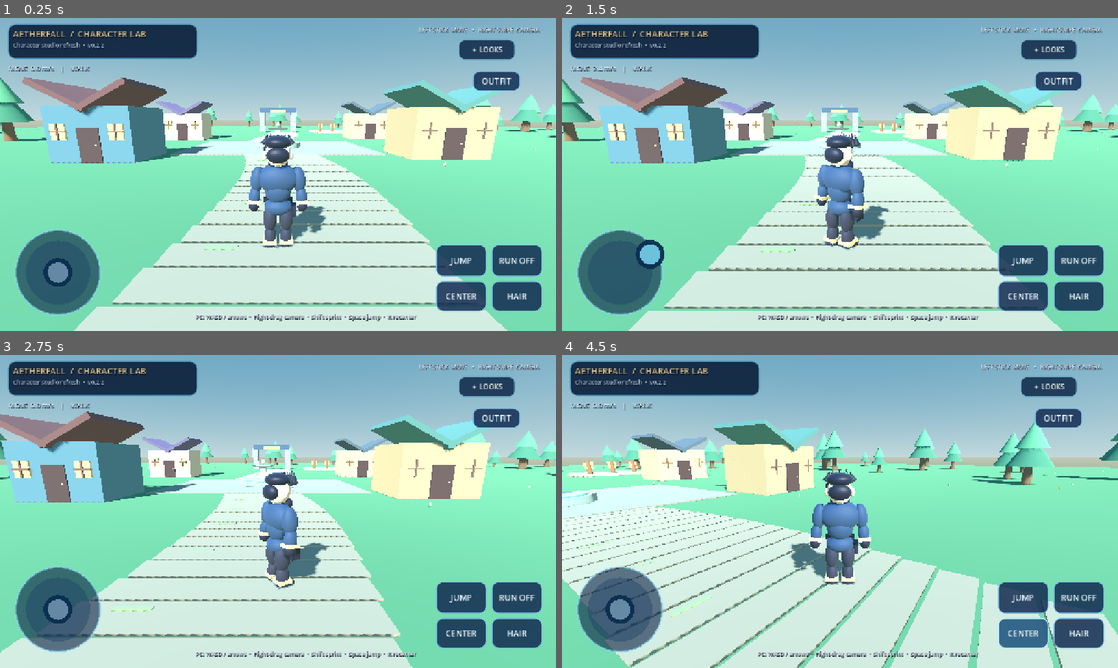
Above: before the commit, frames 1-4 (two rows, left to right).
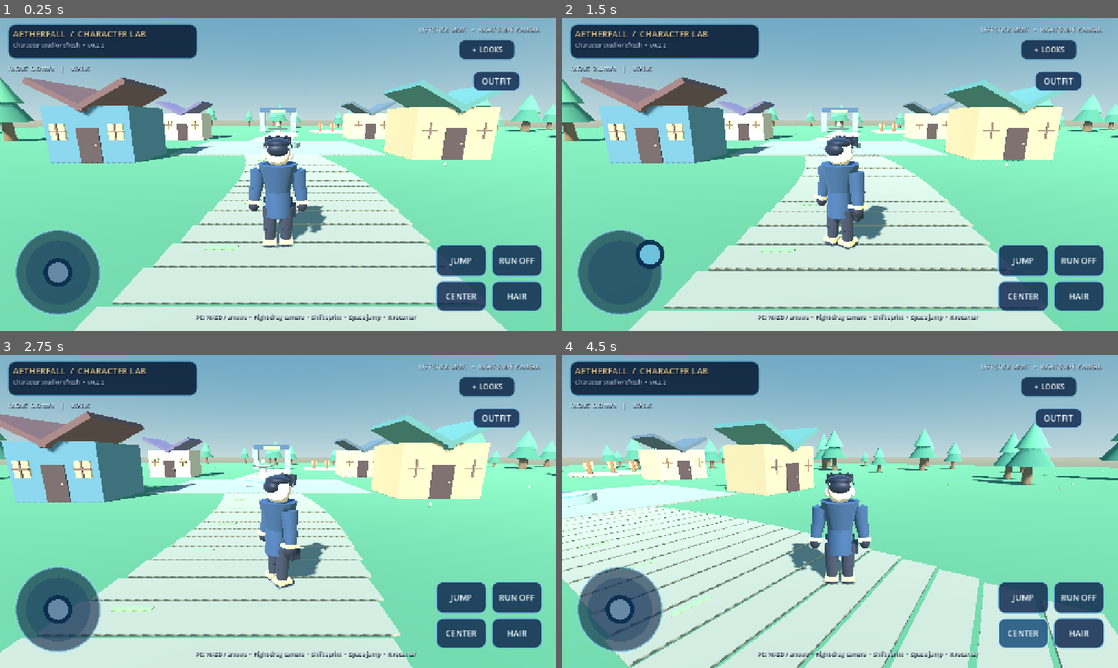
Above: after the commit, the same moments.

Repository: demetrecerrone-star/Aetherfall
Game: Godot game, scene res://scenes/main.tscn
Two runs of this game, one before a commit and one after it. Both use one fixed random seed, a clock stepped at 60 frames per second and the inputs below.
Inputs (mouse positions are in pixels of both pictures, inside the frame that each line leads up to):
- Up to frame 1 (0.25 s): no input
- Up to frame 2 (1.5 s): click "JUMP" at 0.5 s; drag from (617, 271) to (895, 105) at 1.27 s
- Up to frame 3 (2.75 s): drag from (166, 527) to (250, 574) at 2.02 s
- Up to frame 4 (4.5 s): click "RUN OFF" at 2.75 s; click "RUN ON" at 3.5 s; click "CENTER" at 4.25 s

The runs differ from the first frame. In frame 1, 1.2% of the frame differs, in the area x 44-59%, y 36-73%; in frame 2, 1.0%; in frame 3, 0.8%; in frame 4, 1.2%, in the area x 40-56%, y 36-72%.

Commit message:
Refine procedural adventurer silhouette with tailored tapered geometry and less toy-like hair

Diff:
--- a/scripts/avatar_v02.gd
+++ b/scripts/avatar_v02.gd
@@ -142,30 +142,30 @@
 	var armor := _material("91a1aa", 0.38, 0.42)
 
 	var hip_attach := _part("Hips")
-	_orb(hip_attach, "HipsCloth", Vector3(0, -0.025, 0), Vector3(0.59 * hips, 0.35, 0.43), fabric)
+	_cone(hip_attach, "TailoredHips", Vector3(0, -0.035, 0), 0.32, 0.26 * hips, 0.28 * hips, fabric)
 	_box(hip_attach, "Belt", Vector3(0, 0.05, -0.207), Vector3(0.61 * hips, 0.10, 0.08), dark)
 	_box(hip_attach, "Buckle", Vector3(0, 0.05, -0.25), Vector3(0.13, 0.09, 0.05), trim)
 
 	var spine_attach := _part("Spine")
-	_orb(spine_attach, "Waist", Vector3(0, 0.065, 0), Vector3(0.56 * hips, 0.54, 0.43), fabric)
+	_cone(spine_attach, "FittedWaist", Vector3(0, 0.06, 0), 0.52, 0.235 * hips, 0.275 * hips, fabric)
 	var chest_attach := _part("Chest")
-	_orb(chest_attach, "ChestCoat", Vector3(0, -0.015, 0), Vector3(0.76 * shoulders, 0.59, 0.49), fabric)
+	_cone(chest_attach, "TailoredJacket", Vector3(0, -0.014, 0), 0.58, 0.35 * shoulders, 0.24 * hips, fabric)
 	_box(chest_attach, "CoatCentralSeam", Vector3(0, -0.08, -0.242), Vector3(0.038, 0.39, 0.024), trim)
-	_orb(chest_attach, "CollarLeft", Vector3(-0.10, 0.24, -0.14), Vector3(0.19, 0.20, 0.22), dark)
-	_orb(chest_attach, "CollarRight", Vector3(0.10, 0.24, -0.14), Vector3(0.19, 0.20, 0.22), dark)
+	_box(chest_attach, "LapelLeft", Vector3(-0.11, 0.13, -0.250), Vector3(0.072, 0.24, 0.045), dark)
+	_box(chest_attach, "LapelRight", Vector3(0.11, 0.13, -0.250), Vector3(0.072, 0.24, 0.045), dark)
 	_cone(_part("Neck"), "NeckSkin", Vector3.ZERO, 0.21, 0.11, 0.12, skin)
 
 	for side_name in ["Left", "Right"]:
 		var upper := _part(side_name + "UpperArm")
-		_orb(upper, side_name + "Sleeve", Vector3(0, -0.16, 0), Vector3(0.265, 0.52, 0.30), fabric)
+		_cone(upper, side_name + "FittedSleeve", Vector3(0, -0.17, 0), 0.39, 0.150, 0.123, fabric)
 		var forearm := _part(side_name + "Forearm")
-		_orb(forearm, side_name + "LowerSleeve", Vector3(0, -0.13, 0), Vector3(0.226, 0.40, 0.26), fabric)
+		_cone(forearm, side_name + "ForearmSleeve", Vector3(0, -0.14, 0), 0.33, 0.132, 0.099, fabric)
 		_orb(forearm, side_name + "Glove", Vector3(0, -0.33, 0), Vector3(0.205, 0.24, 0.23), dark)
 		_box(forearm, side_name + "Cuff", Vector3(0, -0.25, 0), Vector3(0.24, 0.065, 0.28), trim)
 		var thigh := _part(side_name + "Thigh")
-		_orb(thigh, side_name + "TrouserUpper", Vector3(0, -0.21, 0), Vector3(0.30 * hips, 0.55, 0.34), pants)
+		_cone(thigh, side_name + "TrouserUpper", Vector3(0, -0.20, 0), 0.42, 0.160 * hips, 0.134 * hips, pants)
 		var shin := _part(side_name + "Shin")
-		_orb(shin, side_name + "TrouserLower", Vector3(0, -0.17, 0), Vector3(0.24, 0.48, 0.29), pants)
+		_cone(shin, side_name + "TrouserLower", Vector3(0, -0.17, 0), 0.37, 0.125, 0.094, pants)
 		_orb(shin, side_name + "Boot", Vector3(0, -0.36, -0.07), Vector3(0.28, 0.30, 0.43), dark)
 		_box(shin, side_name + "BootBand", Vector3(0, -0.25, 0), Vector3(0.28, 0.08, 0.30), trim)
 
@@ -198,14 +198,14 @@
 
 func _build_hair(head: Node3D, material: Material) -> void:
 	var style := int(appearance["hair_style"])
-	_orb(head, "HairCap", Vector3(0, 0.20, 0.02), Vector3(0.50, 0.26, 0.47), material)
+	_orb(head, "HairCap", Vector3(0, 0.19, 0.02), Vector3(0.47, 0.19, 0.44), material)
 	if style == 2:
 		for i in range(5):
-			var tuft := _cone(head, "ShortTuft", Vector3(-0.19 + i * 0.095, 0.30, -0.11), 0.18, 0.0, 0.075, material)
+			var tuft := _cone(head, "ShortTuft", Vector3(-0.19 + i * 0.095, 0.23, -0.15), 0.13, 0.075, 0.0, material)
 			tuft.rotation.z = -0.35 + i * 0.20
 	else:
 		for i in range(7):
-			var tuft := _cone(head, "Bangs", Vector3(-0.235 + i * 0.078, 0.245, -0.19), 0.22 + float(i % 2) * 0.04, 0.0, 0.063, material)
+			var tuft := _cone(head, "Bangs", Vector3(-0.235 + i * 0.078, 0.175, -0.19), 0.21 + float(i % 2) * 0.03, 0.065, 0.0, material)
 			tuft.rotation.z = -0.4 + i * 0.135
 			tuft.rotation.x = -0.18
 	if style == 1:
@@ -216,8 +216,8 @@
 		_orb(head, "PonytailAnchor", Vector3(0, 0.21, 0.21), Vector3(0.19, 0.20, 0.20), material)
 		_orb(head, "Ponytail", Vector3(0, -0.10, 0.32), Vector3(0.30, 0.63, 0.29), material)
 	elif style == 0:
-		_orb(head, "SweptBackHair", Vector3(0, -0.02, 0.17), Vector3(0.43, 0.30, 0.26), material)
-		_orb(head, "SideBang", Vector3(-0.19, 0.045, -0.185), Vector3(0.17, 0.30, 0.13), material)
+		_orb(head, "SweptBackHair", Vector3(0, 0.08, 0.16), Vector3(0.40, 0.25, 0.24), material)
+		_orb(head, "SideBang", Vector3(-0.18, 0.075, -0.175), Vector3(0.13, 0.20, 0.105), material)
 
 func set_motion_state(horizontal_speed: float, grounded: bool, delta: float) -> void:
 	if not is_instance_valid(_skeleton):
